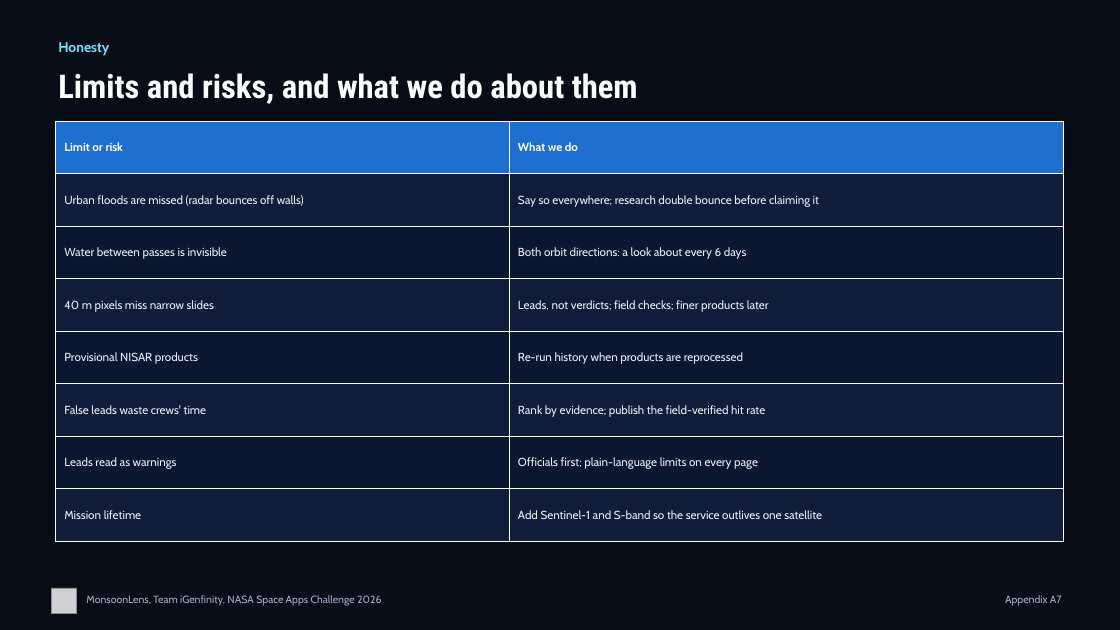
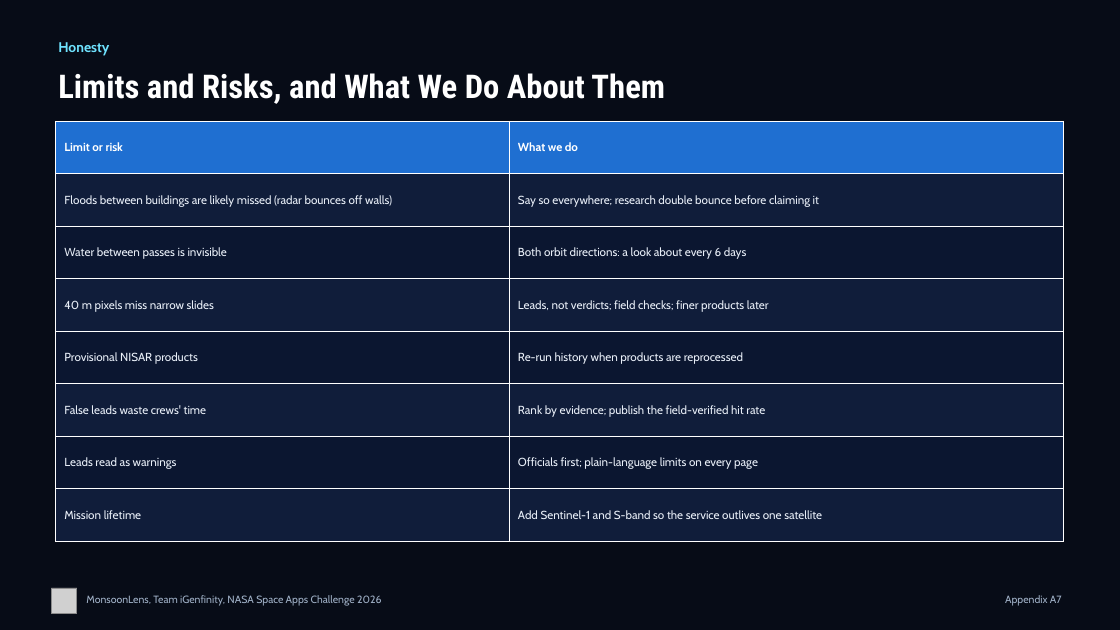
Before and after one commit to AyushSinghNegi/dancing-with-the-sars, a slide deck: slide 8 of deliverables/deck/MonsoonLens_Appendix.pptx. Drawn at 1120x630 pixels with LibreOffice and Linux fonts; fonts in the diff are those of the drawing; grey boxes stand for pictures. Boxes give left, top, right and bottom in pixels: in the first picture for what was removed or moved away, otherwise in the second. Text is boxed around its words. In the diff, an @@ line names an element or a change of style, - is before the commit and + after.

```diff
--- a/deliverables/deck/MonsoonLens_Appendix.pptx
+++ b/deliverables/deck/MonsoonLens_Appendix.pptx
@@ text at bbox=[58, 73, 665, 104]: text changed @@
-Limits and risks, and what we do about them
+Limits and Risks, and What We Do About Them
@@ table at bbox=[56, 121, 1065, 541] @@
-row 2, column 1: Urban floods are missed (radar bounces off walls)
+row 2, column 1: Floods between buildings are likely missed (radar bounces off walls)
```
Also in this commit, not shown: 9 other slides changed, 8 other files.
